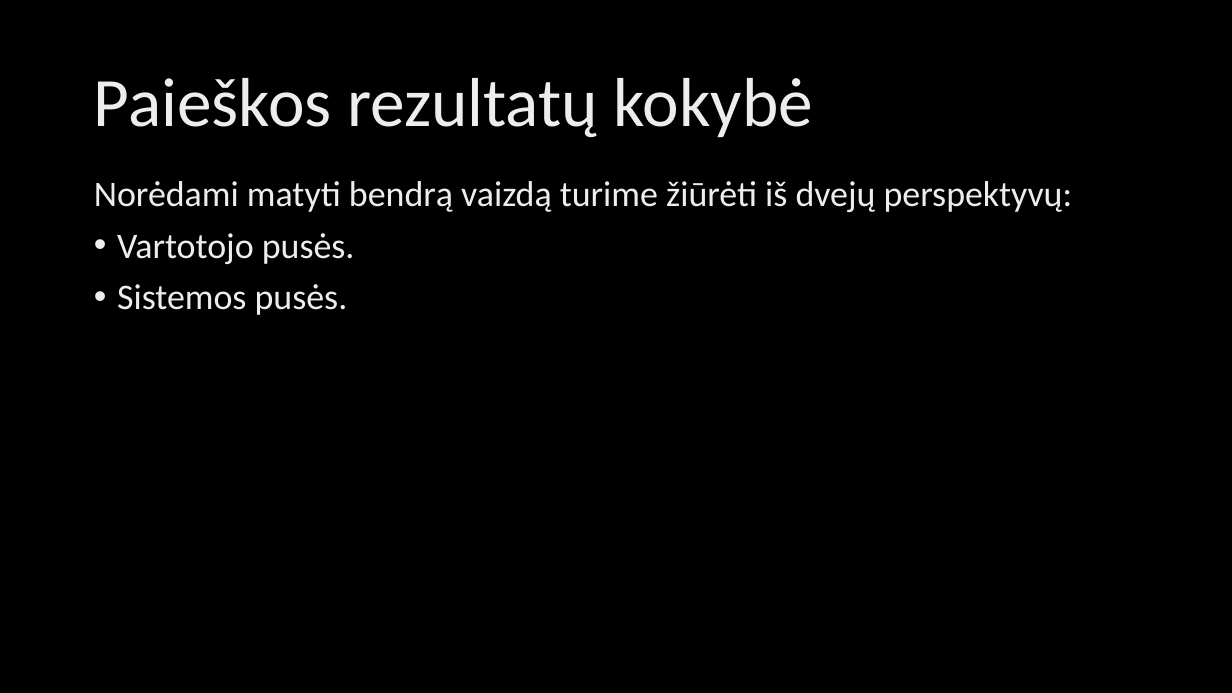
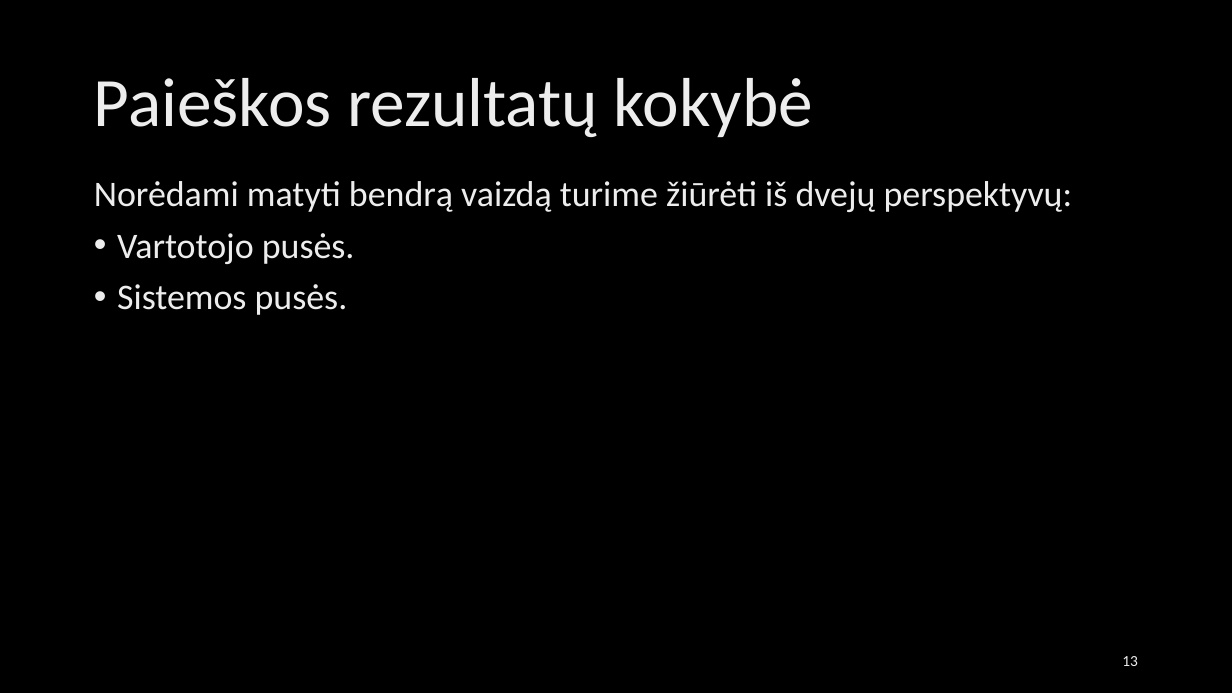
Before and after one commit to MariusKra/InformaciniuSistemuProjektas, a slide deck: slide 13 of IIS pristatymas/Žiniatinklio paieškos rezultatų kokybės vertinimas paulius edited.pptx. Drawn at 1232x693 pixels with LibreOffice and Linux fonts; fonts in the diff are those of the drawing; background and template pictures are left out. Boxes give left, top, right and bottom in pixels: in the first picture for what was removed or moved away, otherwise in the second. Text is boxed around its words. In the diff, an @@ line names an element or a change of style, - is before the commit and + after.

```diff
--- a/IIS pristatymas/Žiniatinklio paieškos rezultatų kokybės vertinimas paulius edited.pptx
+++ b/IIS pristatymas/Žiniatinklio paieškos rezultatų kokybės vertinimas paulius edited.pptx
@@ page number added at box(1122, 656, 1138, 666), 12 pt, text gradient #9E9E9E to #EDEDED to #FFFFFF @@
+13
```
Also in this commit, not shown: 36 other slides changed.
